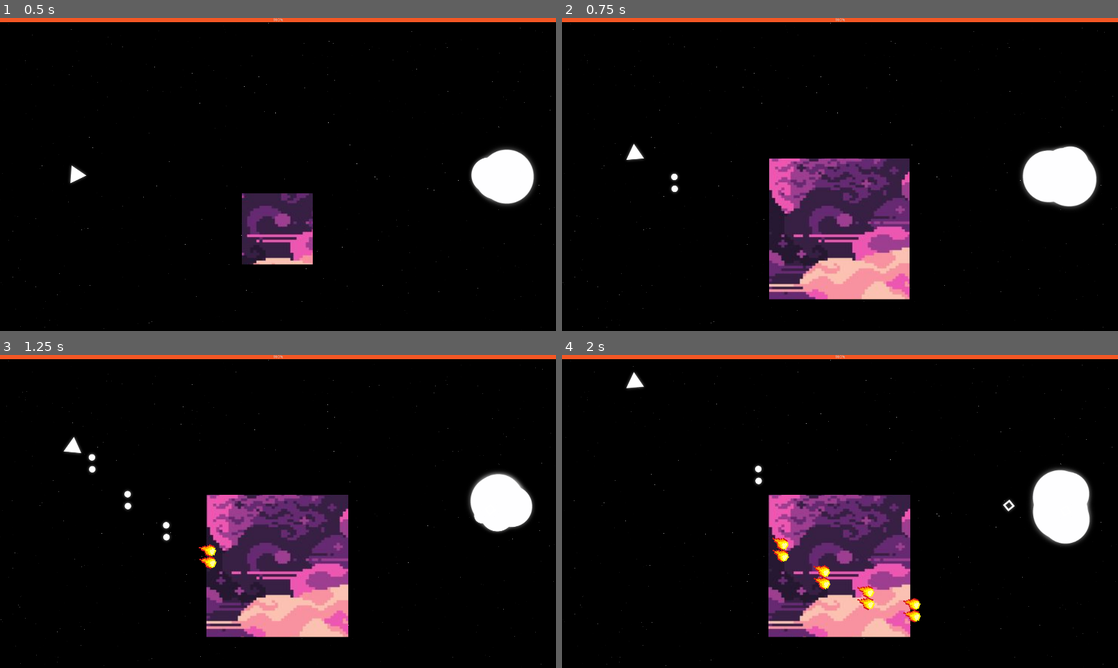
Above: before the commit, frames 1-4 (two rows, left to right).
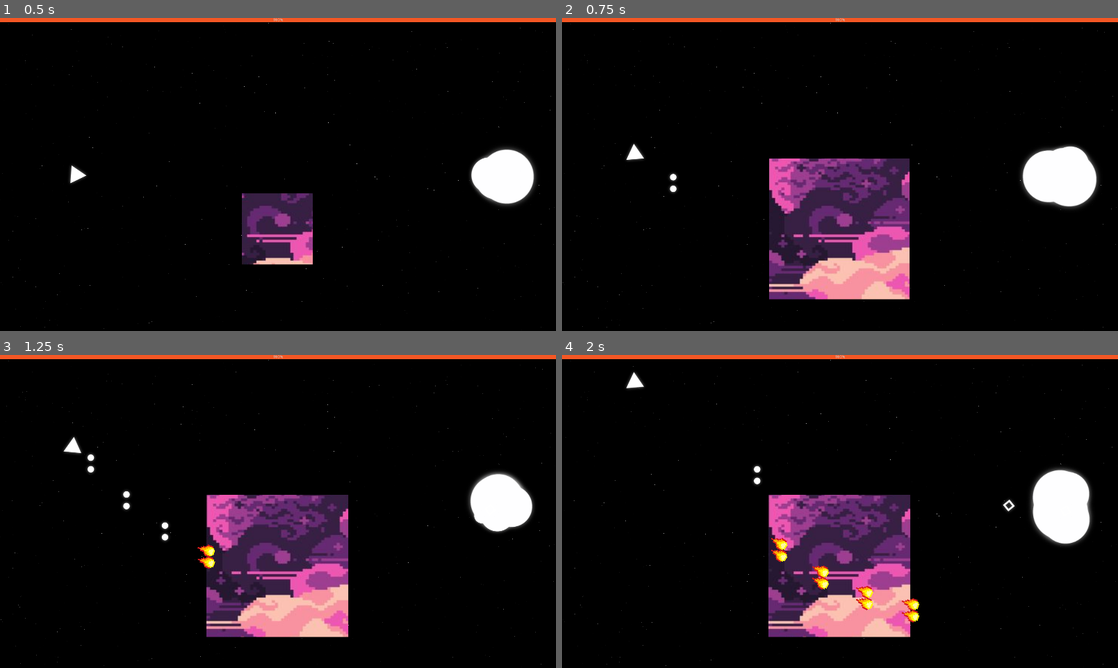
Above: after the commit, the same moments.

Repository: SAM2WOW/ProjectDanmaku
Game: Godot game, scene res://scenes/Main.tscn
Two runs of this game, one before a commit and one after it. Both use one fixed random seed, a clock stepped at 60 frames per second and the inputs below. The engine's default icon, where the game draws it, is replaced by a stand-in: a white triangle on a blue panel in a dark square.
Inputs (mouse positions are in pixels of both pictures, inside the frame that each line leads up to):
- Up to frame 1 (0.5 s): no input
- Up to frame 2 (0.75 s): tap Enter at 0.5 s; move the mouse to (812, 237) at 0.52 s; press the mouse at (812, 237) at 0.53 s; hold W (move_up) from 0.53 s (still down)
- Up to frame 3 (1.25 s): keep holding W (move_up)
- Up to frame 4 (2 s): keep holding W (move_up); move the mouse to (1006, 558) at 1.27 s; release the mouse at (1006, 558) at 1.28 s; click (1006, 558) at 1.35 s

Frame 1 is identical in both runs. In frame 2, less than 0.1% of the frame differs, in the area x 19-21%, y 49-56%; in frame 3, 0.2%; in frame 4, 0.5%, in the area x 34-65%, y 35-86%.

Commit message:
Minor change to shot locations

Diff:
--- a/objects/characters/Player.tscn
+++ b/objects/characters/Player.tscn
@@ -79,7 +79,7 @@
 [node name="FiringPositions" type="Node2D" parent="."]
 
 [node name="LeftShot" type="Node2D" parent="FiringPositions"]
-position = Vector2( 20, -21 )
+position = Vector2( 16, -20 )
 
 [node name="RightShot" type="Node2D" parent="FiringPositions"]
-position = Vector2( 21, 20 )
+position = Vector2( 16, 20 )
